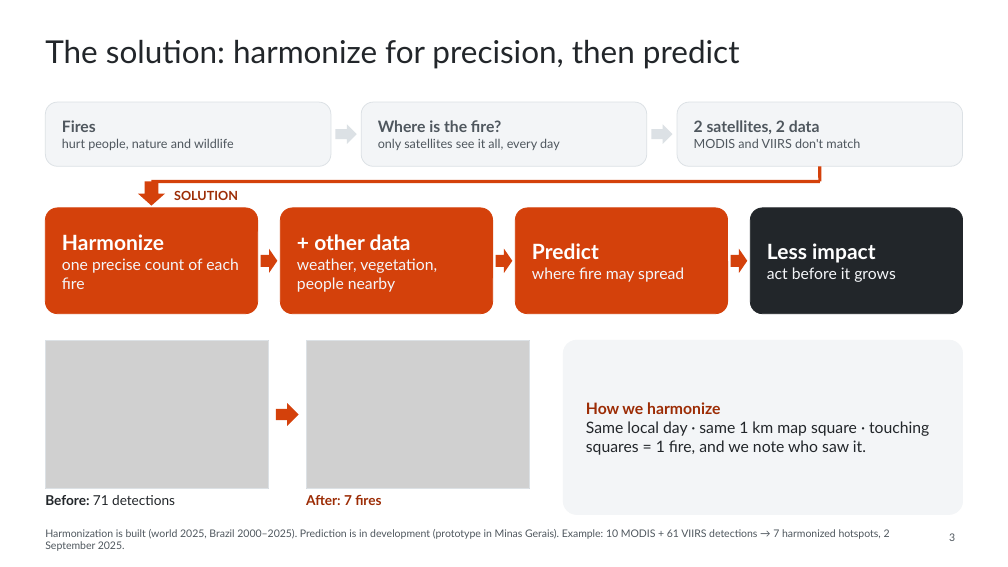
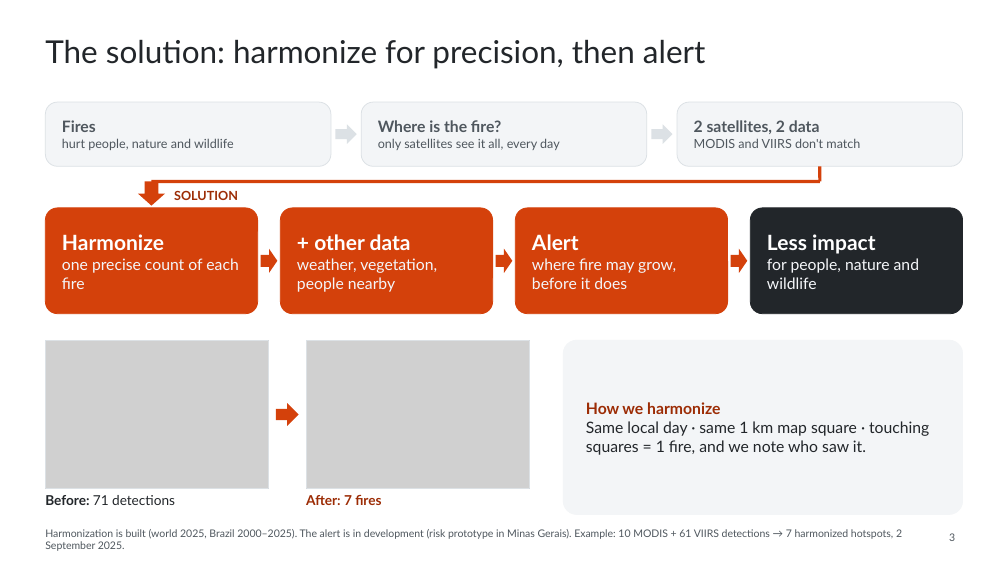
Before and after one commit to WednyFernandes/de-olho-no-fogo, a slide deck: slide 3 of public/apresentacao/de-olho-no-fogo-space-apps-2026-en.pptx. Drawn at 1008x567 pixels with LibreOffice and Linux fonts; fonts in the diff are those of the drawing; grey boxes stand for pictures. Boxes give left, top, right and bottom in pixels: in the first picture for what was removed or moved away, otherwise in the second. Text is boxed around its words. In the diff, an @@ line names an element or a change of style, - is before the commit and + after.

```diff
--- a/public/apresentacao/de-olho-no-fogo-space-apps-2026-en.pptx
+++ b/public/apresentacao/de-olho-no-fogo-space-apps-2026-en.pptx
@@ title at [45, 39, 705, 69]: text changed @@
-The solution: harmonize for precision, then predict
+The solution: harmonize for precision, then alert
@@ text at [532, 234, 676, 289]: text changed @@
-Predict
-where fire may spread
+Alert
+where fire may grow, before it does
@@ text at [767, 258, 919, 289]: text changed @@
-act before it grows
+for people, nature and wildlife
@@ text at [45, 529, 902, 551]: text changed @@
-Harmonization is built (world 2025, Brazil 2000–2025). Prediction is in development (prototype in Minas Gerais). Example: 10 MODIS + 61 VIIRS detections → 7 harmonized hotspots, 2 September 2025.
+Harmonization is built (world 2025, Brazil 2000–2025). The alert is in development (risk prototype in Minas Gerais). Example: 10 MODIS + 61 VIIRS detections → 7 harmonized hotspots, 2 September 2025.
```
Also in this commit, not shown: 3 other slides changed, 4 other files.
